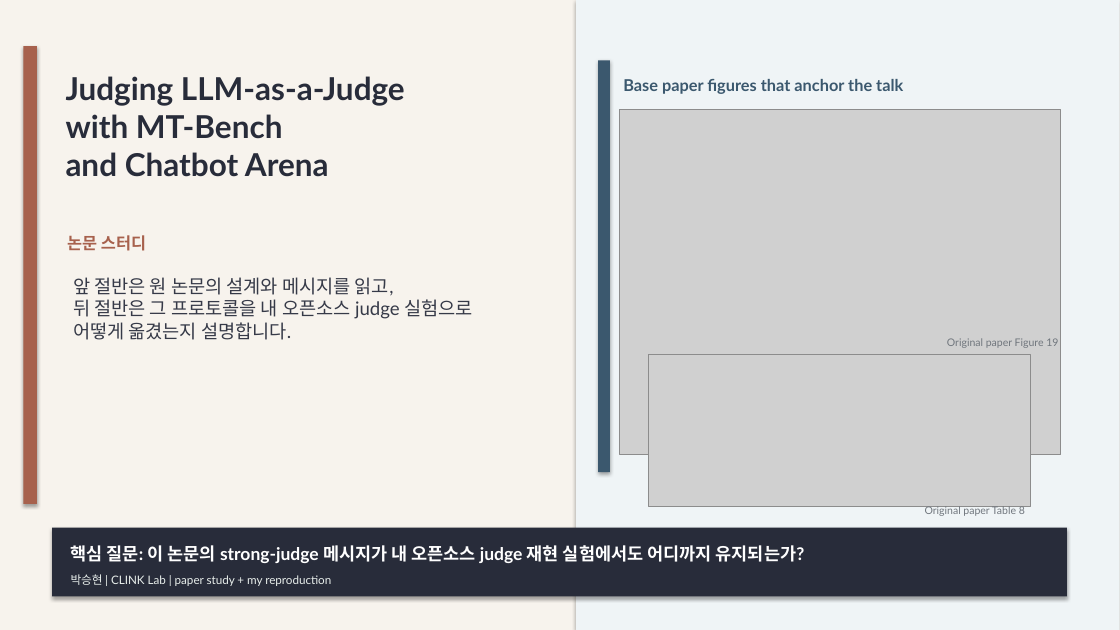
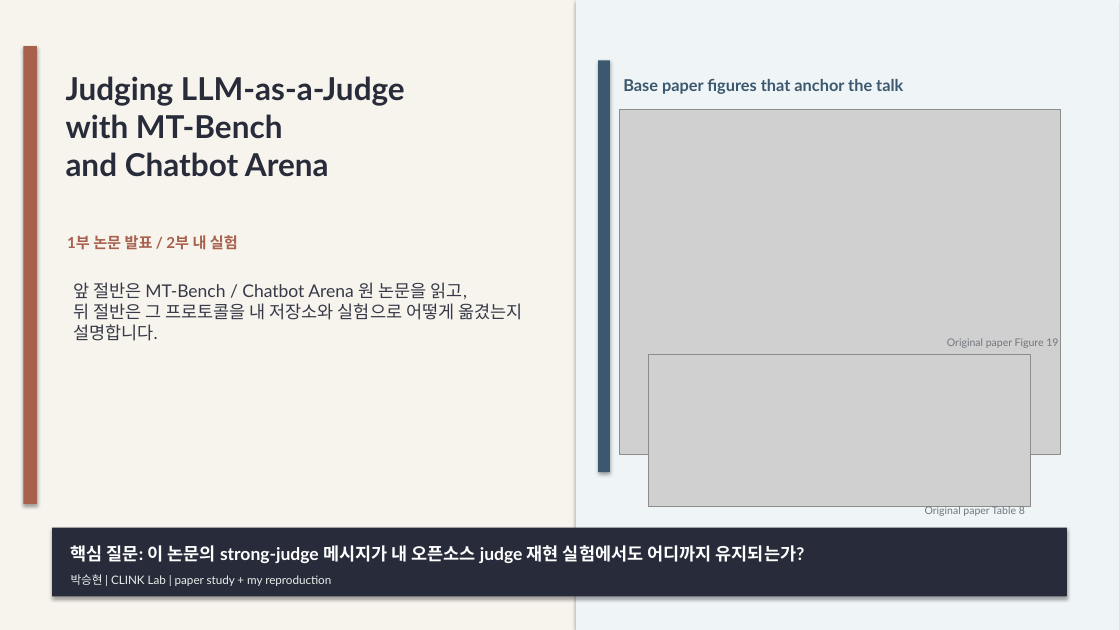
Before and after one commit to kook222/mt_bench_repro, a slide deck: slide 1 of presentation/mt_bench_paper_study.pptx. Drawn at 1120x630 pixels with LibreOffice and Linux fonts; fonts in the diff are those of the drawing; grey boxes stand for pictures. Boxes give left, top, right and bottom in pixels: in the first picture for what was removed or moved away, otherwise in the second. Text is boxed around its words. In the diff, an @@ line names an element or a change of style, - is before the commit and + after.

```diff
--- a/presentation/mt_bench_paper_study.pptx
+++ b/presentation/mt_bench_paper_study.pptx
@@ text at [67, 235, 238, 250]: text changed; size 14 to 13 pt @@
-논문 스터디
+1부 논문 발표 / 2부 내 실험
@@ text at [73, 282, 522, 341]: text changed; size 16 to 15 pt @@
-앞 절반은 원 논문의 설계와 메시지를 읽고,
-뒤 절반은 그 프로토콜을 내 오픈소스 judge 실험으로 어떻게 옮겼는지 설명합니다.
+앞 절반은 MT-Bench / Chatbot Arena 원 논문을 읽고,
+뒤 절반은 그 프로토콜을 내 저장소와 실험으로 어떻게 옮겼는지 설명합니다.
```
Also in this commit, not shown: 19 other slides changed, 4 slides added, 3 other files.
